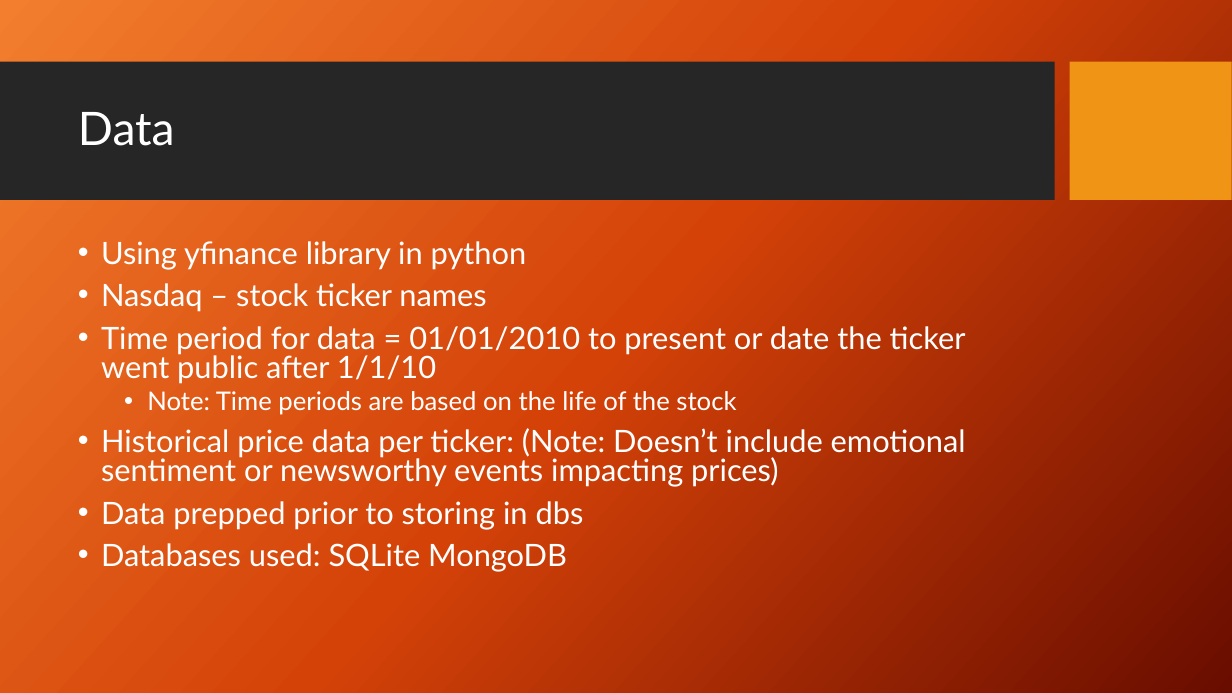
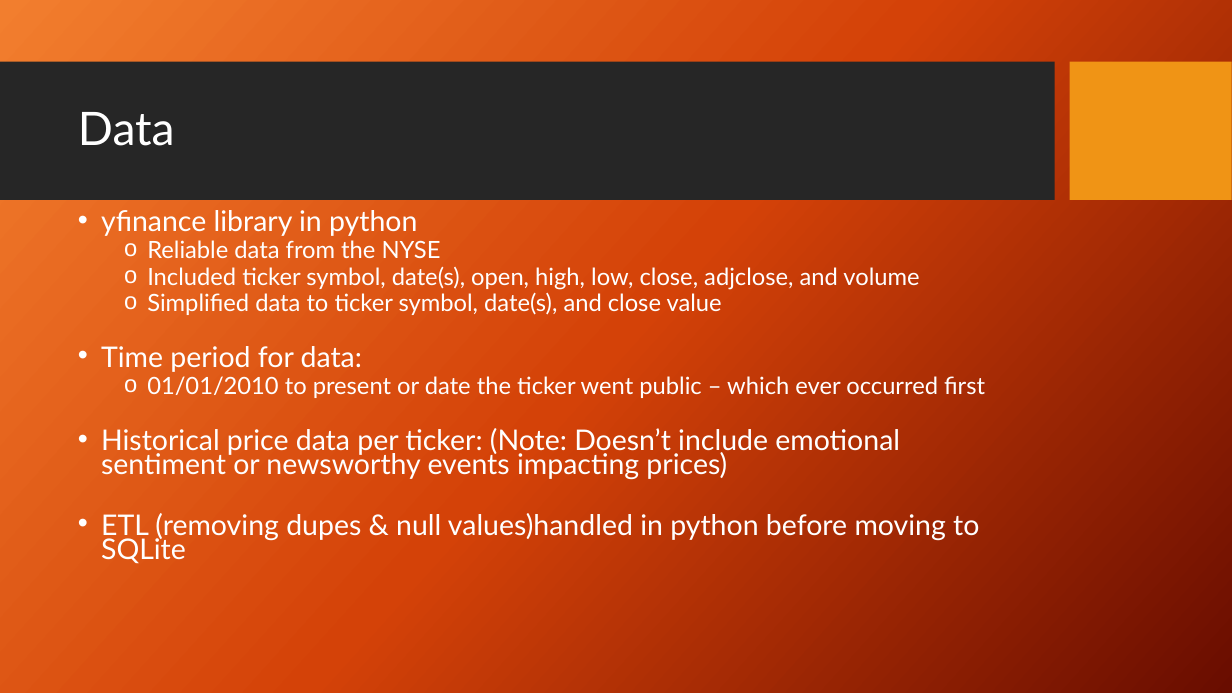
Before and after one commit to helleborus22/Machine-Learning-Project4, a slide deck: slide 4 of Project 4 Group 6 112922.pptx. Drawn at 1232x693 pixels with LibreOffice and Linux fonts; fonts in the diff are those of the drawing; background and template pictures are left out. Boxes give left, top, right and bottom in pixels: in the first picture for what was removed or moved away, otherwise in the second. Text is boxed around its words. In the diff, an @@ line names an element or a change of style, - is before the commit and + after.

```diff
--- a/Project 4 Group 6 112922.pptx
+++ b/Project 4 Group 6 112922.pptx
@@ text "yfinance library in python": place and size @@
-text "yfinance library in python" at box(101, 241, 966, 572)
+text "yfinance library in python" at box(101, 210, 985, 564)
@@ text at box(101, 210, 985, 398): text changed; size 24 to 18.5 pt @@
-• Using yfinance library in python
-• Nasdaq – stock ticker names
-• Time period for data = 01/01/2010 to present or date the ticker went public after 1/1/10
-  • Note: Time periods are based on the life of the stock
+• yfinance library in python
+  o Reliable data from the NYSE
+  o Included ticker symbol, date(s), open, high, low, close, adjclose, and volume
+  o Simplified data to ticker symbol, date(s), and close value
+• Time period for data:
+  o 01/01/2010 to present or date the ticker went public – which ever occurred first
@@ text at box(101, 428, 900, 479): size 24 to 22.2 pt in "Historical price data per ticker: (Note: Doesn’t ..."; line spacing 0.8 to 0.7 @@
@@ text at box(101, 513, 979, 564): text changed; size 24 to 22.2 pt @@
-• Data prepped prior to storing in dbs
-• Databases used: SQLite MongoDB
+• ETL (removing dupes & null values)handled in python before moving to SQLite
```
Also in this commit, not shown: 7 other slides changed, 1 slide added, 2 slides removed.
